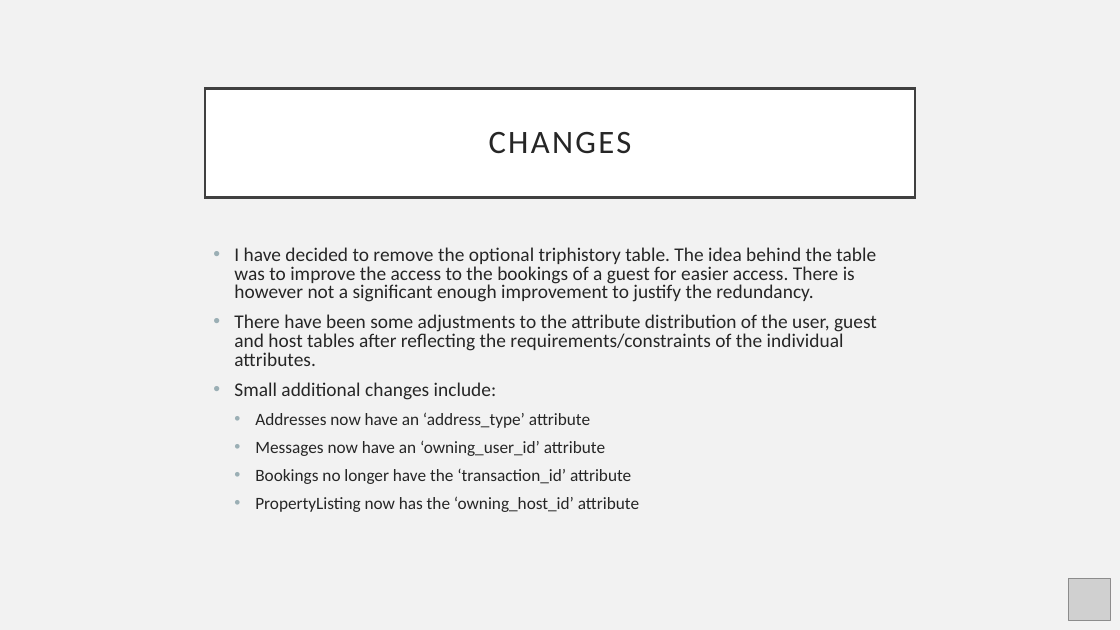
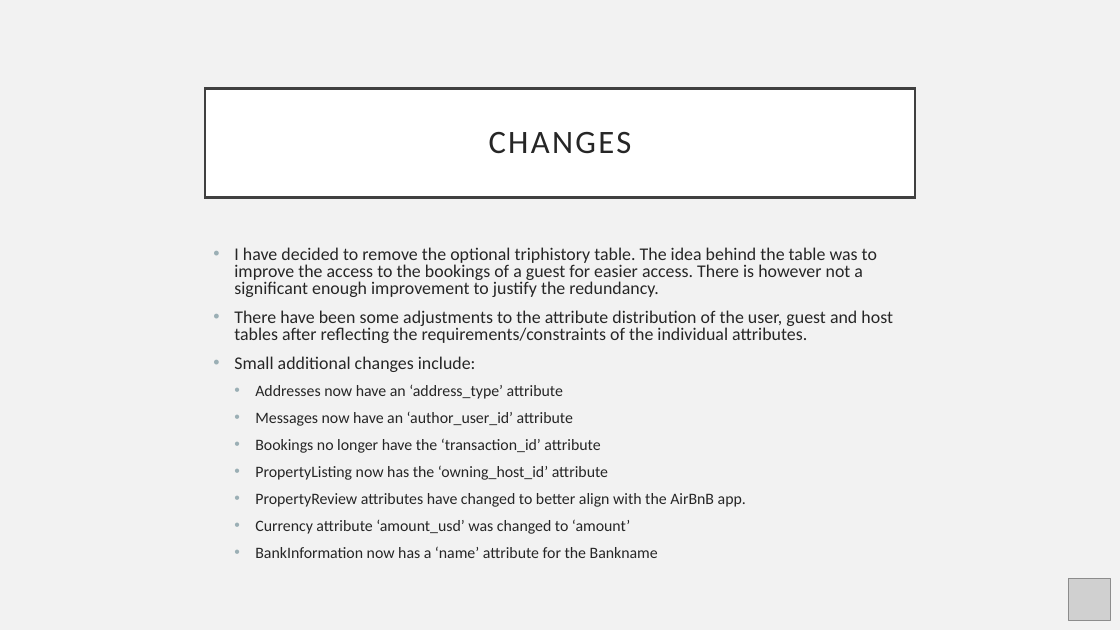
Before and after one commit to LeftEmpty/AirBnB_DBMS_Imitation, a slide deck: slide 5 of phase_2/phase_2_db_presentation.pptx. Drawn at 1120x630 pixels with LibreOffice and Linux fonts; fonts in the diff are those of the drawing; grey boxes stand for pictures. Boxes give left, top, right and bottom in pixels: in the first picture for what was removed or moved away, otherwise in the second. Text is boxed around its words. In the diff, an @@ line names an element or a change of style, - is before the commit and + after.

Commit message:
data dictionary and adjustments
- data dictionary updated to reflect current state
- some changes that were made cause of data dictionary:

- [x]  `PropertyReview` attributes were changed → test case & results
- [x]  added `name` attribute in `BankInformation`
- [x]  changed `amount_usd` to `amount` in `GiftCard`
- [x]  changed `owning_user_id` to `author_user_id` in `Message`

```diff
--- a/phase_2/phase_2_db_presentation.pptx
+++ b/phase_2/phase_2_db_presentation.pptx
@@ text at box(234, 247, 893, 480): size 16.6 to 15.3 pt in "I have decided to remove the optional ...", "There have been some adjustments to the ...", "Small additional changes include:"; size 14.8 to 13.6 pt in "Addresses now have an ‘address_type’ attribute", "Bookings no longer have the ‘transaction_id’ attribute", "PropertyListing now has the ‘owning_host_id’ attribute" @@
@@ text at box(255, 412, 573, 426): text changed; size 14.8 to 13.6 pt @@
-  • Messages now have an ‘owning_user_id’ attribute
+  • Messages now have an ‘author_user_id’ attribute
@@ text at box(255, 493, 746, 558): paragraphs added @@
+  • PropertyReview attributes have changed to better align with the AirBnB app.
+  • Currency attribute ‘amount_usd’ was changed to ‘amount’
+  • BankInformation now has a ‘name’ attribute for the Bankname
```
Also in this commit, not shown: 5 other slides changed, 15 other files.
